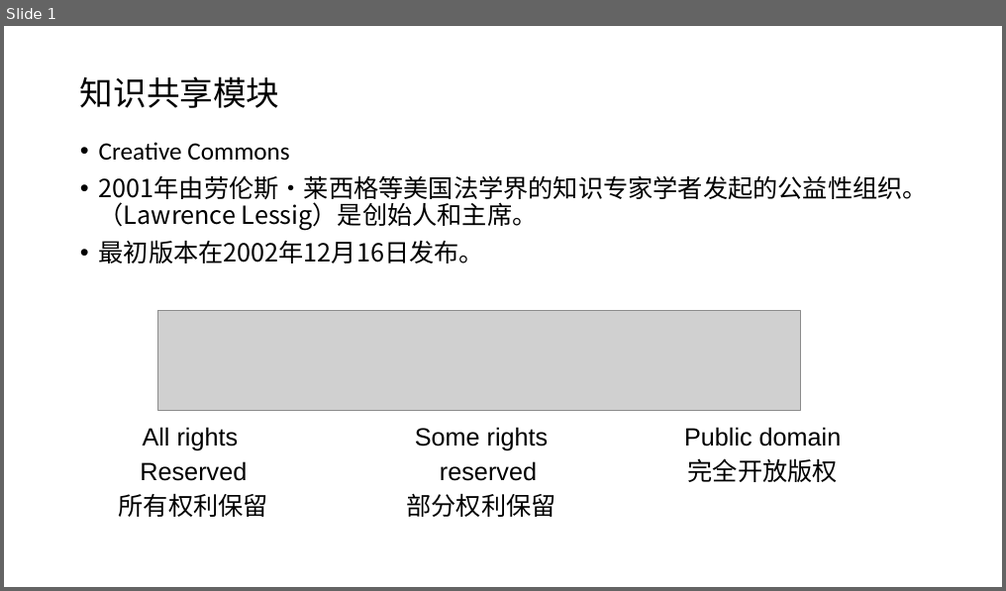
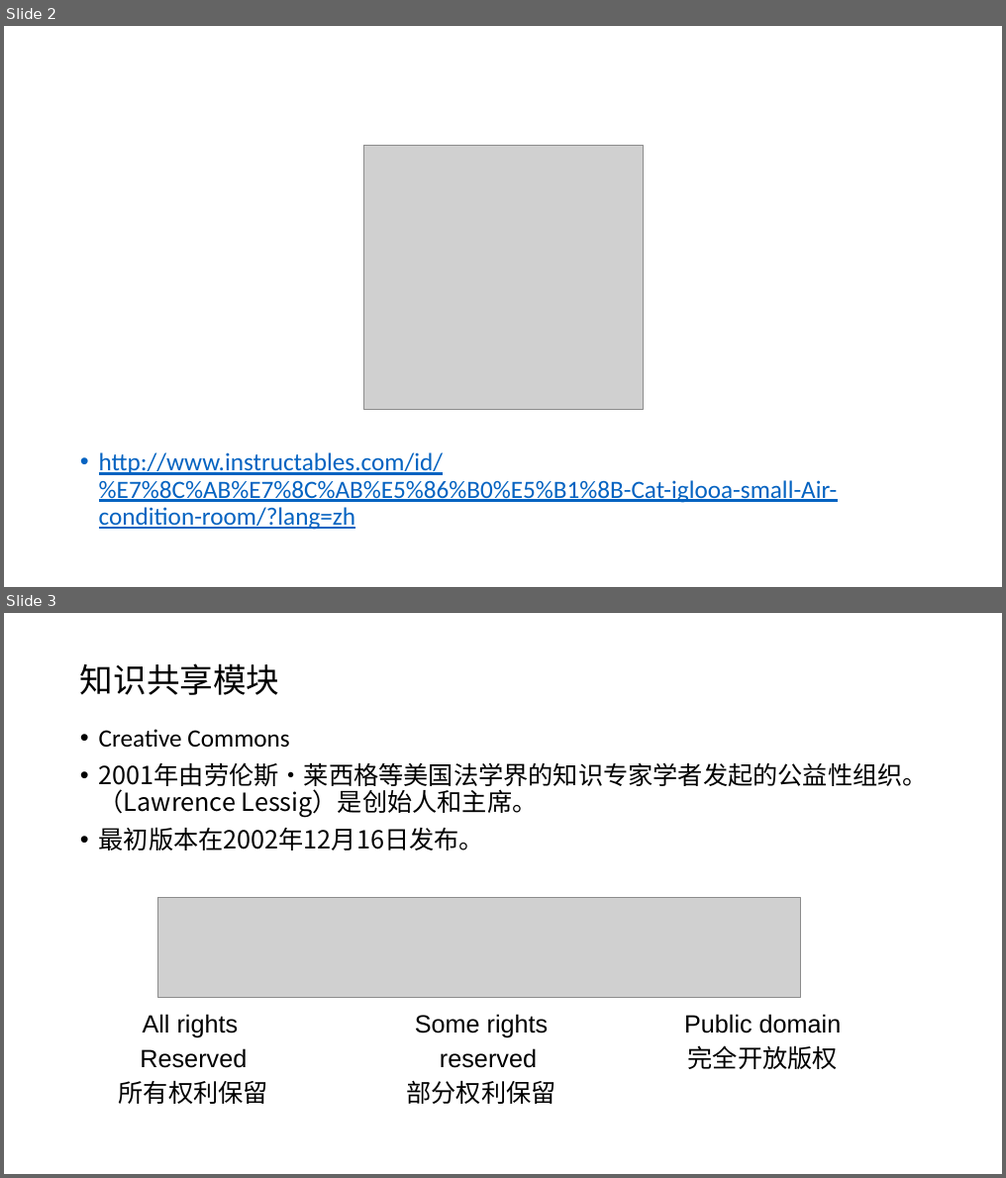
Before and after one commit to woodyme/i.center_my_workzone, a slide deck: 训练中心创客交叉融合空间建设/admin/创客交叉融合空间课程模块前期交流与研讨.pptx. Shown one above the other, each under a label of ours: slide 1 before the commit, slides 2 and 3 after it. The pictures are 1006x591 and 1006x1178 pixels, drawn with LibreOffice and Linux fonts; fonts in the diff are those of the drawing; grey boxes stand for pictures. Boxes give left, top, right and bottom in pixels: in the first picture for what was removed or moved away, otherwise in the second. Text is boxed around its words. In the diff, an @@ line names an element or a change of style, - is before the commit and + after.

```diff
--- a/训练中心创客交叉融合空间建设/admin/创客交叉融合空间课程模块前期交流与研讨.pptx
+++ b/训练中心创客交叉融合空间建设/admin/创客交叉融合空间课程模块前期交流与研讨.pptx
@@ slide 2 added at [4, 26, 1002, 587], background #FFFFFF @@
@@ picture added at [363, 146, 643, 409] @@
@@ text added at [99, 453, 838, 530], 24 pt, text #0563C1, underline @@
+• http://www.instructables.com/id/%E7%8C%AB%E7%8C%AB%E5%86%B0%E5%B1%8B-Cat-iglooa-small-Air-condition-room/?lang=zh
@@ what was slide 1 is now slide 3 @@
```
Also in this commit, not shown: 1 slide changed, 1 other slide added, 1 other file.
